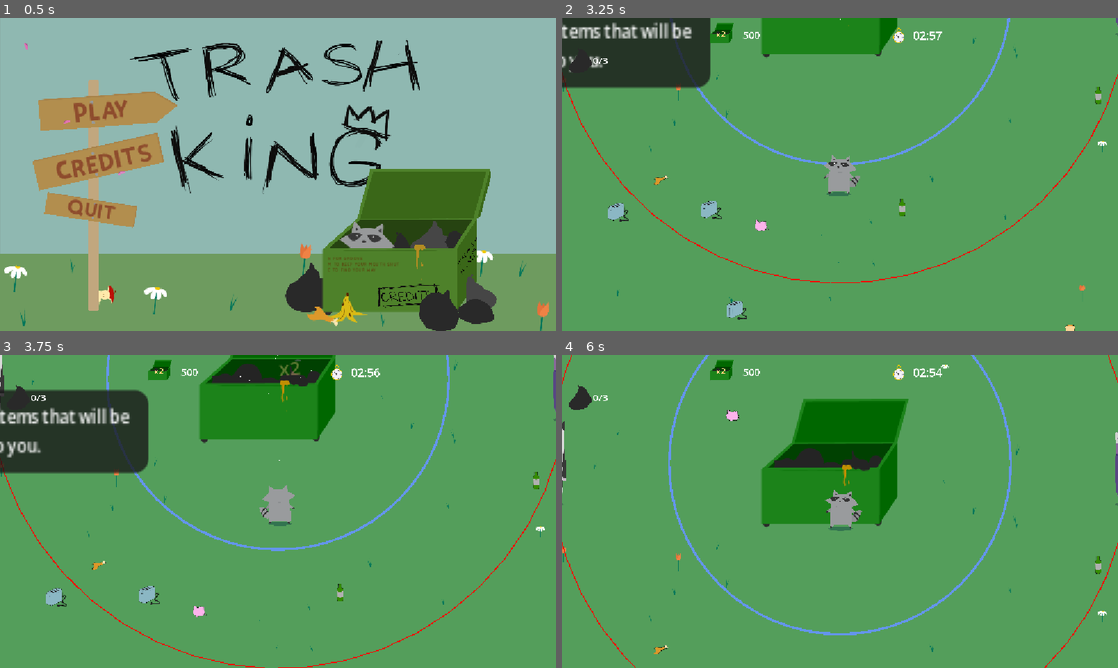
Above: before the commit, frames 1-4 (two rows, left to right).
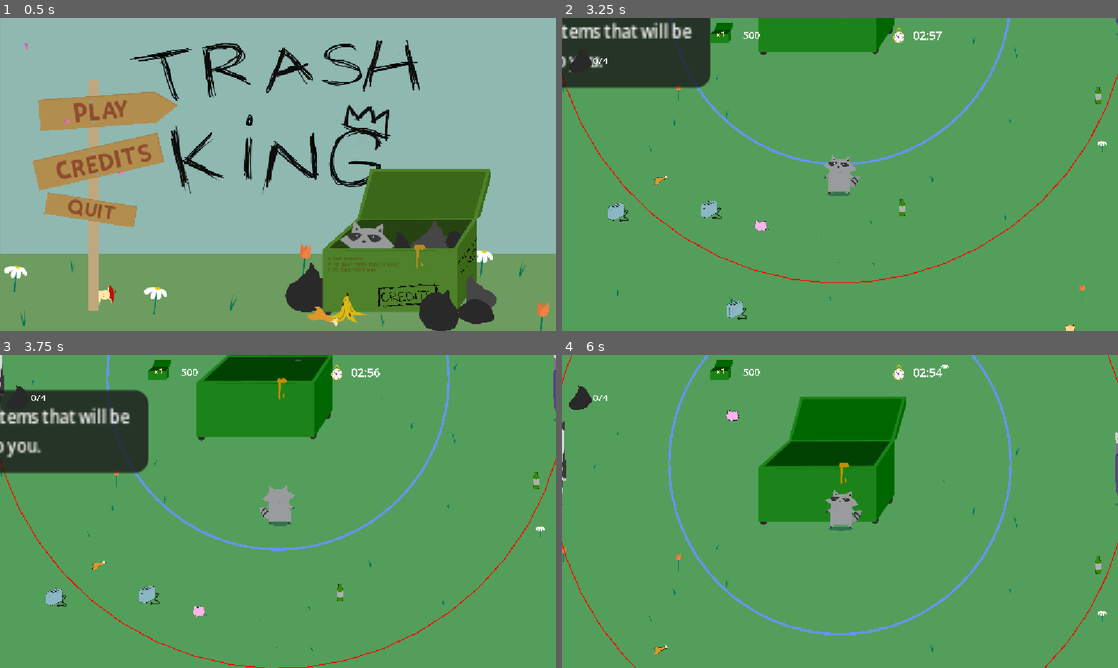
Above: after the commit, the same moments.

Repository: Lu-ni/upsi-jam-6
Game: Godot game, scene res://scenes/MainMenu.tscn
Same seed, same stepped clock (60 frames per second), same inputs: the game is played once before the commit and once after it. The engine's default icon, where the game draws it, is replaced by a stand-in: a white triangle on a blue panel in a dark square. Sound files missing from this copy of the repository are replaced by a short silence.
Inputs (mouse positions are in pixels of both pictures, inside the frame that each line leads up to):
- Up to frame 1 (0.5 s): no input
- Up to frame 2 (3.25 s): click "Play" at 0.5 s; tap Enter at 1.25 s; move the mouse to (962, 158) at 1.27 s; hold Right (shop_right) 1.28-2.03 s; tap N (next_track) at 1.35 s; tap Down (shop_buy) at 1.52, 2.27 s; move the mouse to (728, 190) at 2.02 s; hold S (ui_down) 2.03-2.78 s; tap E (petals) at 2.1 s; move the mouse to (895, 105) at 2.77 s; hold Right (shop_right) from 2.78 s (still down); tap O at 2.85 s
- Up to frame 3 (3.75 s): tap Space at 3.5 s; move the mouse to (250, 574) at 3.52 s; release Right (shop_right) at 3.53 s; hold W (ui_up) from 3.53 s (still down); tap P at 3.6 s
- Up to frame 4 (6 s): tap Down (shop_buy) at 3.77, 4.52, 5.27 s; move the mouse to (1006, 558) at 4.27 s; release W (ui_up) at 4.28 s; hold Left (shop_left) 4.28-5.78 s; tap X at 4.35 s; move the mouse to (673, 464) at 5.02 s; tap R at 5.1 s; move the mouse to (867, 511) at 5.77 s; hold S (ui_down) from 5.78 s (still down); tap N (next_track) at 5.85 s

Frame 1 is identical in both runs. In frame 2, 0.4% of the frame differs, in the area x 7-61%, y 0-15%; in frame 3, 1.7%; in frame 4, 2.1%, in the area x 7-63%, y 1-55%.

Commit message:
VANDIFIXMULTDISPLEIR

Diff:
--- a/globals/BaseDataValues.gd
+++ b/globals/BaseDataValues.gd
@@ -3,5 +3,5 @@
 var base_max_time: float = 3 * 60 #seconds btw
 var base_throw_trash_time: int = 1000
 var base_amount_of_trash_collected: int = 0
-var base_max_inventory: int = 3
-var base_HOWMUCHTRASHFORMULTUP: int = 1
+var base_max_inventory: int = 4
+var base_HOWMUCHTRASHFORMULTUP: int = 10
--- a/globals/PlayerInfo.gd
+++ b/globals/PlayerInfo.gd
@@ -26,7 +26,6 @@
 var inventory: Array[Item] = []
 var kamas: int
 var max_inventory: float = 3
-var score_multiplier: float = 1.0
 
 # ── Upgrade Tracking ──
 var upgrade_counts: Dictionary = {}
@@ -59,7 +58,7 @@
 		Stat.MAX_INVENTORY:
 			max_inventory += amount
 		Stat.DROP_VALUE:
-			score_multiplier += amount
+			GameInfo.multiplier += amount
 	# Broadcast for stats that live on other nodes
 	Signals.stat_upgraded.emit(stat, amount)
 
